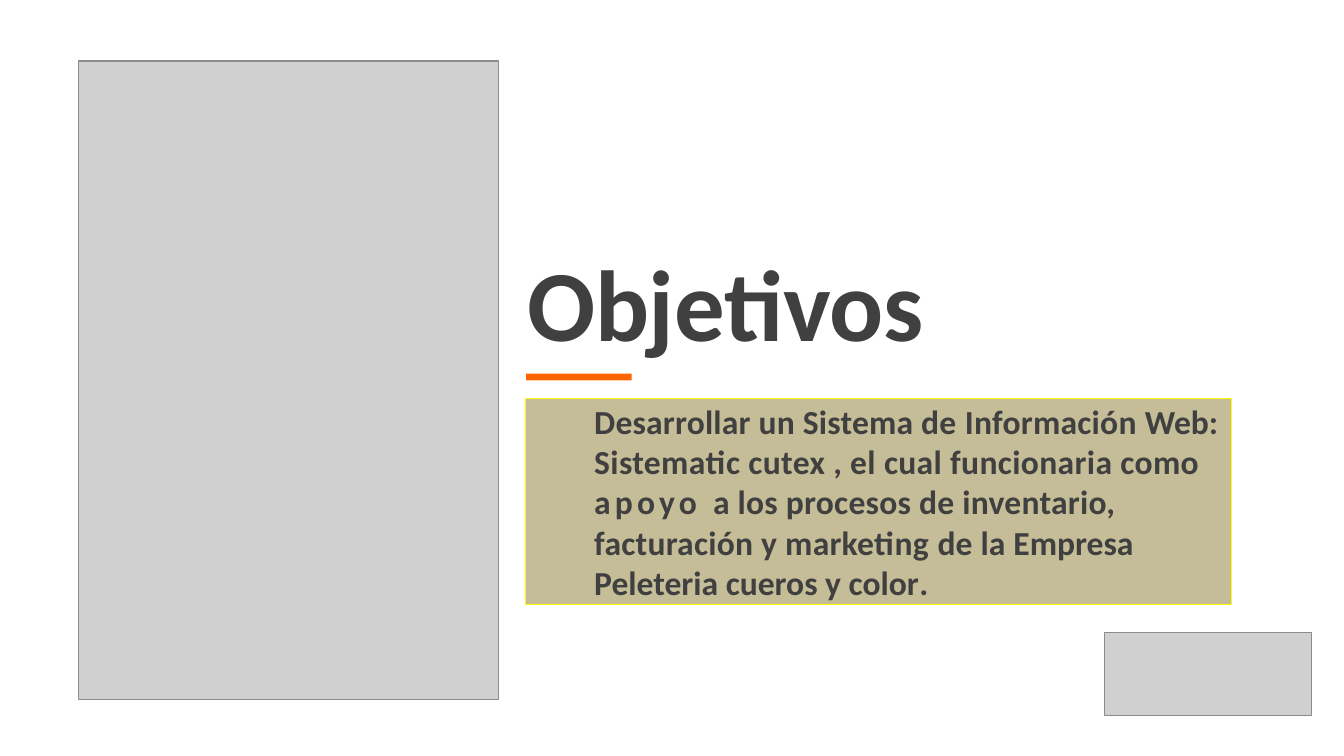
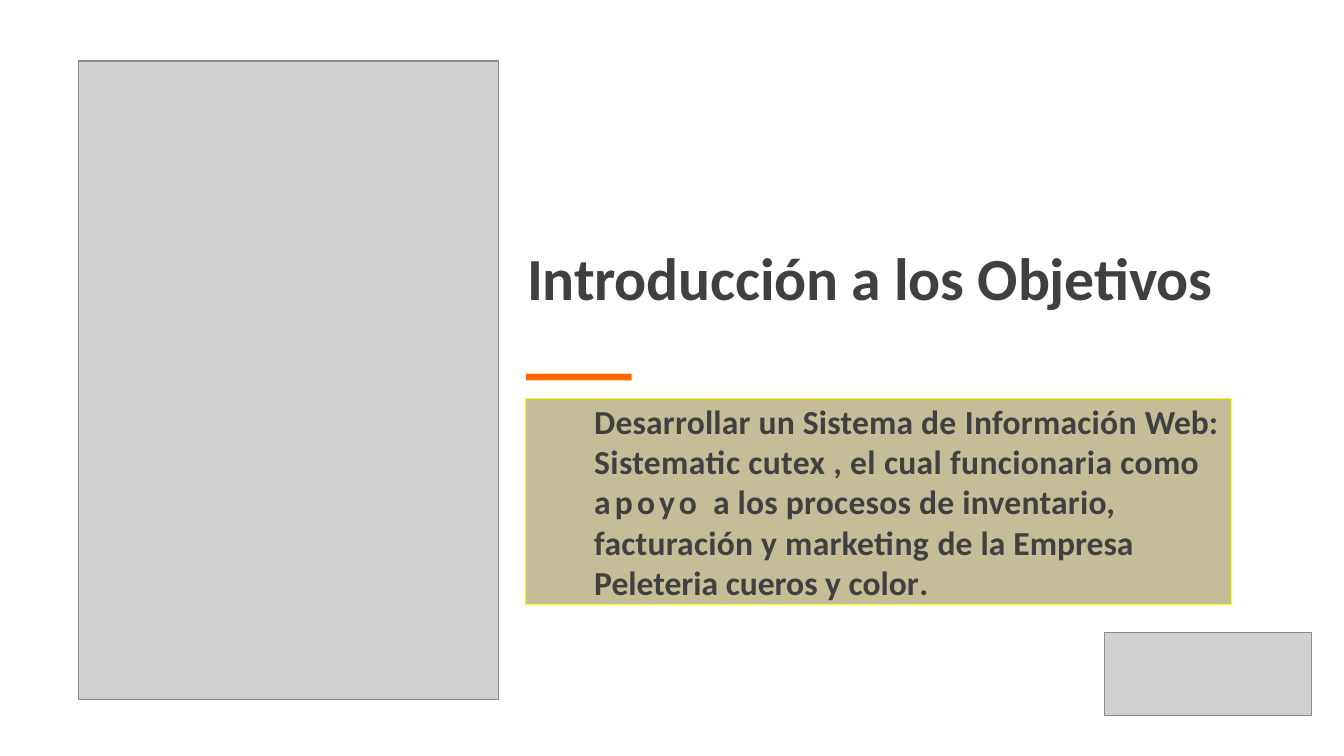
Before and after one commit to kamor31232/Proyecto_adsi, a slide deck: slide 10 of App/app_documentacion/1er_trimestre/1_proyecto/1_1_1_presentacion_proyecto.pptx. Drawn at 1344x756 pixels with LibreOffice and Linux fonts; fonts in the diff are those of the drawing; grey boxes stand for pictures; background and template pictures are left out. Boxes give left, top, right and bottom in pixels: in the first picture for what was removed or moved away, otherwise in the second. Text is boxed around its words. In the diff, an @@ line names an element or a change of style, - is before the commit and + after.

```diff
--- a/App/app_documentacion/1er_trimestre/1_proyecto/1_1_1_presentacion_proyecto.pptx
+++ b/App/app_documentacion/1er_trimestre/1_proyecto/1_1_1_presentacion_proyecto.pptx
@@ title at [527, 258, 1213, 310]: text changed; size 54 to 32 pt @@
-Objetivos
+Introducción a los Objetivos
```
Also in this commit, not shown: 10 other slides changed, 1 slide added, 1 other file.
